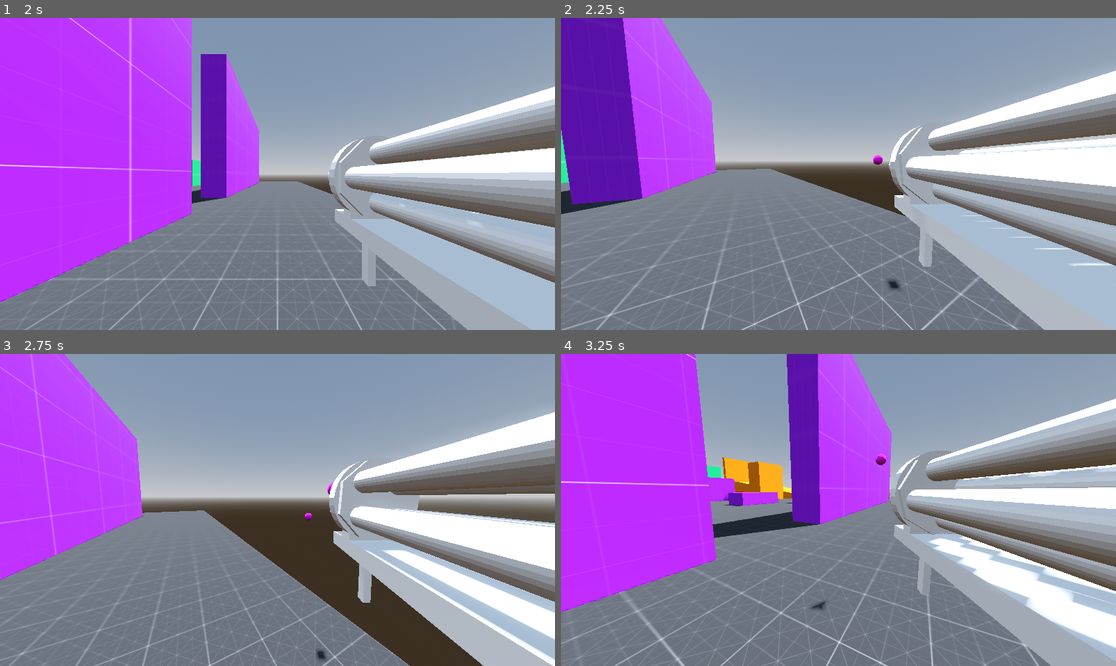
Above: before the commit, frames 1-4 (two rows, left to right).
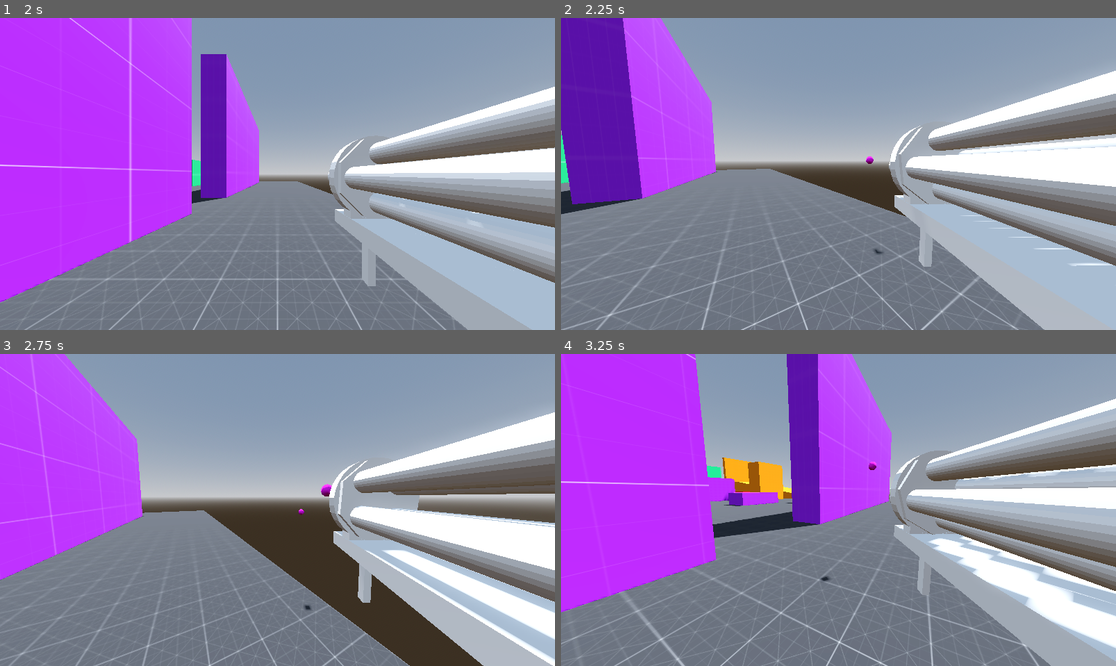
Above: after the commit, the same moments.

Repository: Monkeytonk115/godot-paintball
Game: Godot game, scene res://scenes/main.tscn
Two runs of this game, one before a commit and one after it. Both use one fixed random seed, a clock stepped at 60 frames per second and the inputs below.
Inputs (mouse positions are in pixels of both pictures, inside the frame that each line leads up to):
- Up to frame 1 (2 s): click (277, 186) at 0.52 s; type "12" at 0.6 s; click "host multiplayer" at 1.25 s
- Up to frame 2 (2.25 s): move the mouse to (866, 174) at 2.02 s; press the mouse at (866, 174) at 2.03 s; hold W (forward) from 2.03 s (still down)
- Up to frame 3 (2.75 s): keep holding W (forward); tap Space (jump) at 2.27 s; tap Tab (scoreboard, bound only after the commit) at 2.3 s
- Up to frame 4 (3.25 s): keep holding W (forward); move the mouse to (810, 510) at 2.77 s; release the mouse at (810, 510) at 2.78 s; tap Tab (scoreboard, bound only after the commit) at 2.85 s; tap Space (jump) at 3.02 s; click (810, 510) at 3.05 s

Frame 1 is identical in both runs. In frame 2, 0.1% of the frame differs, in the area x 54-62%, y 43-88%; in frame 3, 0.2%, in the area x 53-61%, y 41-99%; in frame 4, 0.2%.

Commit message:
updated my controls

Diff:
--- a/project.godot
+++ b/project.godot
@@ -52,3 +52,8 @@
 "events": [Object(InputEventMouseButton,"resource_local_to_scene":false,"resource_name":"","device":-1,"window_id":0,"a …(253 unchanged characters)…
 ]
 }
+scoreboard={
+"deadzone": 0.5,
+"events": [Object(InputEventKey,"resource_local_to_scene":false,"resource_name":"","device":-1,"window_id":0,"alt_pressed":false,"shift_pressed":false,"ctrl_pressed":false,"meta_pressed":false,"pressed":false,"keycode":0,"physical_keycode":4194306,"key_label":0,"unicode":0,"echo":false,"script":null)
+]
+}
--- a/scenes/weapons/minigun.gd
+++ b/scenes/weapons/minigun.gd
@@ -43,4 +43,4 @@
 
 # for minigun, firing is moved to being called from the animation instead, so that firing is timed to the animation speed
 func animFunction():
-	get_node("/root/Main/").shoot_bullet_client.rpc($attachment_muzzle.global_transform, -$attachment_muzzle.global_transform.basis.z * 15)
+	get_node("/root/Main/").shoot_bullet_client.rpc($attachment_muzzle.global_transform, -$attachment_muzzle.global_transform.basis.z * 20)
--- a/scenes/weapons/paintgun.gd
+++ b/scenes/weapons/paintgun.gd
@@ -17,7 +17,7 @@
 
 
 func PrimaryFire():
-	print("PrimaryFire")
+	#print("PrimaryFire")
 	if _next_fire_time >= Time.get_ticks_msec():
 		# Can't fire right now, need to wait
 		return
@@ -26,3 +26,6 @@
 	# shoot bullet
 	get_node("/root/Main/").shoot_bullet_client.rpc($attachment_muzzle.global_transform, -$attachment_muzzle.global_transform.basis.z * 35)
 	_next_fire_time = Time.get_ticks_msec() + (fire_delay * 1000)
+
+func animation(firing):
+	pass
--- a/scenes/weapons/sniper.gd
+++ b/scenes/weapons/sniper.gd
@@ -17,8 +17,8 @@
 
 
 func PrimaryFire():
-	print("PrimaryFire")
-	print(Time.get_ticks_msec())
+	#print("PrimaryFire")
+	#print(Time.get_ticks_msec())
 	if _next_fire_time >= Time.get_ticks_msec():
 		# Can't fire right now, need to wait
 		return
@@ -27,3 +27,6 @@
 	# shoot bullet
 	get_node("/root/Main/").shoot_bullet_client.rpc($attachment_muzzle.global_transform, -$attachment_muzzle.global_transform.basis.z * 75)
 	_next_fire_time = Time.get_ticks_msec() + (fire_delay * 1000)
+
+func animation(firing):
+	pass
